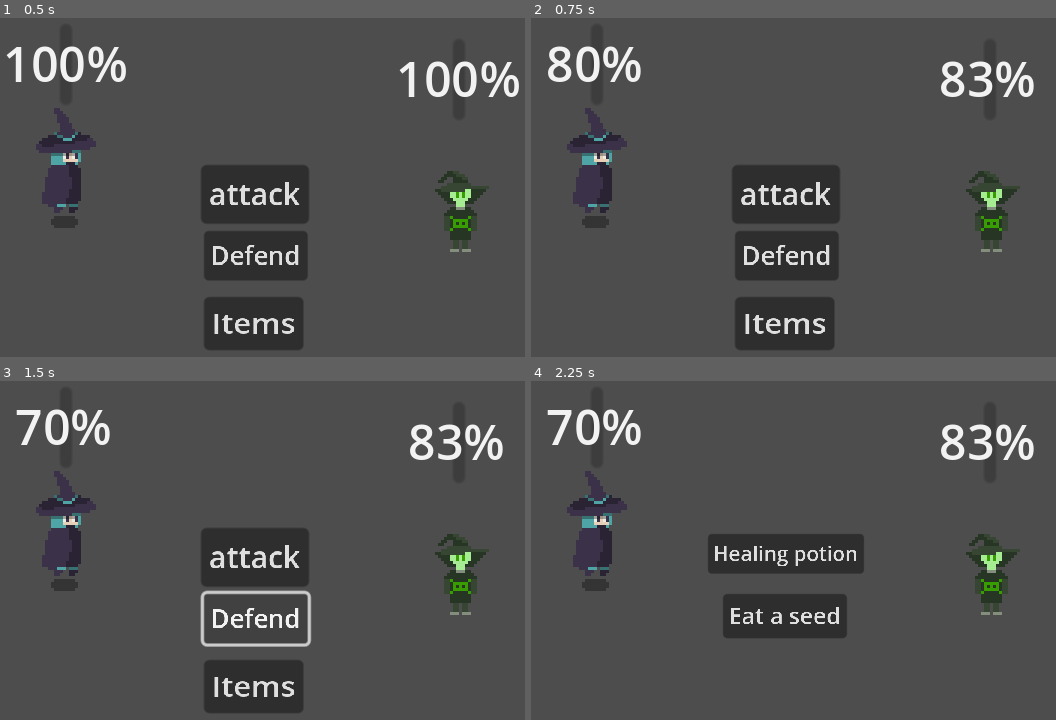
Above: before the commit, frames 1-4 (two rows, left to right).
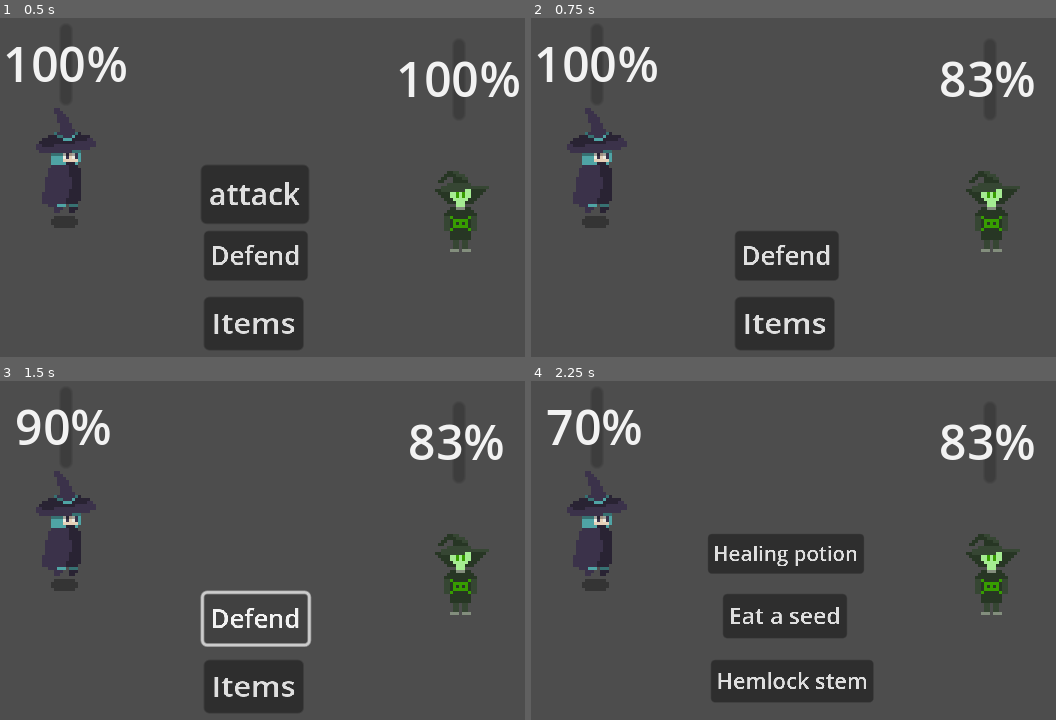
Above: after the commit, the same moments.

Repository: simeon336/Hemlocking
Game: Godot game, scene res://Scenes/battle_arena.tscn
Two runs of this game, one before a commit and one after it. Both use one fixed random seed, a clock stepped at 60 frames per second and the inputs below. This scene is started directly instead of the project's main scene.
Inputs:
- Up to frame 1 (0.5 s): no input
- Up to frame 2 (0.75 s): click "attack" at 0.5 s
- Up to frame 3 (1.5 s): click "Defend" at 1.25 s
- Up to frame 4 (2.25 s): click "Items" at 2 s

Frame 1 is identical in both runs. In frame 2, 4.7% of the frame differs, in the area x 1-59%, y 8-61%; in frame 3, 3.6%; in frame 4, 3.8%.

Commit message:
Added datura execution and poison effect

Diff:
--- a/BattleArena.gd
+++ b/BattleArena.gd
@@ -7,6 +7,8 @@
 @onready var potionButton = $Potion
 @onready var defendButton = $Defend
 @onready var seedButton = $Seed
+@onready var daturaButton = $Datura
+@onready var hemlockButton = $Hemlock
 
 var is_player_turn : bool = true
 func _ready():
@@ -15,31 +17,62 @@
 	itemButton.pressed.connect(_on_item_pressed)
 	defendButton.pressed.connect(_defend)
 	seedButton.pressed.connect(_on_seed_pressed)
-
+	daturaButton.pressed.connect(_on_datura_pressed)
+	hemlockButton.pressed.connect(_on_hemlock_pressed)
 # Called every frame. 'delta' is the elapsed time since the previous frame.
 func _process(delta):
-	pass
+	if(enemy.hp <= 30):
+		_initiate_execution()
 
 func _on_item_pressed():
 	potionButton.visible = true
 	seedButton.visible = true
+	hemlockButton.visible = true
 	itemButton.visible = false
 	attackButton.visible = false
 	defendButton.visible = false
 
 func _on_potion_pressed():
 	player.heal(50)
+	hemlockButton.visible = false
 	potionButton.visible = false
 	seedButton.visible = false
 	itemButton.visible = true
 	attackButton.visible = true
 	defendButton.visible = true
+	_change_turn()
 
+func _on_hemlock_pressed():
+	player.eat_stem()
+	hemlockButton.visible = false
+	potionButton.visible = false
+	seedButton.visible = false
+	itemButton.visible = true
+	attackButton.visible = true
+	defendButton.visible = true
+	_change_turn()
+
+func _on_datura_pressed():
+	itemButton.visible = true
+	attackButton.visible = true
+	defendButton.visible = true
+	enemy.take_damage(enemy.max_hp)
+	player.eat_datura()
+
+func _initiate_execution():
+	daturaButton.visible = true
+	potionButton.visible = false
+	seedButton.visible = false
+	itemButton.visible = false
+	attackButton.visible = false
+	defendButton.visible = false
+	hemlockButton.visible = false
 func _defend():
 	player.take_damage(enemy.attack/2)
 
 func _on_seed_pressed():
-	player.eat(5)
+	player.eat_seed(5)
+	_change_turn()
 	potionButton.visible = false
 	seedButton.visible = false
 	itemButton.visible = true
@@ -47,11 +80,12 @@
 	defendButton.visible = true
 
 func _on_attacked():
+	enemy.poison_tick(player.toxicity)
 	enemy.take_damage(player.attack)
 	_change_turn()
 
 func _enemy_turn():
-	#await get_tree().create_timer(1).timeout
+	await get_tree().create_timer(1).timeout
 	player.take_damage(enemy.attack)
 	_change_turn()
 
--- a/Scenes/battle_arena.tscn
+++ b/Scenes/battle_arena.tscn
@@ -70,3 +70,21 @@
 offset_bottom = 107.0
 scale = Vector2(0.474998, 0.474998)
 text = "Eat a seed"
+
+[node name="Hemlock" type="Button" parent="."]
+visible = false
+offset_left = 83.0
+offset_top = 98.0
+offset_right = 202.0
+offset_bottom = 129.0
+scale = Vector2(0.455006, 0.455006)
+text = "Hemlock stem"
+
+[node name="Datura" type="Button" parent="."]
+visible = false
+offset_left = 78.0
+offset_top = 16.0
+offset_right = 185.0
+offset_bottom = 47.0
+scale = Vector2(0.637538, 0.637538)
+text = "DATURAAA!!!"
--- a/Scenes/enemy.gd
+++ b/Scenes/enemy.gd
@@ -5,8 +5,8 @@
 var hp : int = max_hp
 var defense : int = 3
 var attack : int = 20
-var poisoned : bool = false
-
+var poison : float = 0
+signal enemy_died
 
 func _ready():
 
@@ -15,14 +15,13 @@
 func take_damage(damage: int):
 	var final_damage = max(damage - defense, 0)
 	hp -= final_damage
-
 	print("Player took damage:", final_damage)
 	print_stats()
 
 	if hp <= 0:
 		hp = 0
+		emit_signal("enemy_died")
 		get_tree().change_scene_to_file("res://Scenes/world.tscn")
-		queue_free()
 
 	emit_signal("enemy_hp_changed")
 
@@ -31,7 +30,9 @@
 	print("Defense: ", defense)
 	print("Attack :", attack)
 
-
+func poison_tick(amount: float):
+	poison += amount
+	take_damage(poison)
 
 
 func _on_body_entered(body):
--- a/Scenes/player.gd
+++ b/Scenes/player.gd
@@ -9,6 +9,7 @@
 var attack : int = 20
 var hasDatura : bool = false
 var is_in_combat : bool = false
+var toxicity : float = 0
 # Speed
 @export var speed : int = 200
 func _ready():
@@ -59,7 +60,8 @@
 
 
 func eat_datura():
-	hasDatura = true
+	hasDatura = false
+	attack += 5
 
 # Handle damage to the player
 func take_damage(damage: int):
@@ -79,7 +81,7 @@
 	hp = min(hp + amount, max_hp)
 	emit_signal("health_changed")
 
-func eat(amount: int):
+func eat_seed(amount: int):
 	defense = defense + amount
 # Function to print health
 func print_stats():
@@ -87,4 +89,7 @@
 	print("Defense: ", defense)
 	print("Attack :", attack)
 
+func eat_stem():
+	toxicity += 3.36
+	heal(20)
 # Called every time the node receives an input event (mouse, keyboard, joystick, etc.)
--- a/Scenes/world.gd
+++ b/Scenes/world.gd
@@ -7,16 +7,13 @@
 func _ready():
 	pause_menu.resume.connect(_on_resume_pressed)
 	pause_menu.quit.connect(_on_quit_pressed)
+	enemy.enemy_died.connect(_corspe_disposal)
 
 
 # Called every frame. 'delta' is the elapsed time since the previous frame.
 func _process(delta):
 	if Input.is_action_just_pressed("pause"):
 		set_is_paused(true)
-
-	if enemy.hp <= 0:
-		print("2")
-
 
 
 func set_is_paused(is_paused: bool):
@@ -34,3 +31,6 @@
 
 func _on_quit_pressed():
 	get_tree().quit()
+
+func _corspe_disposal():
+	enemy.queue_free()
